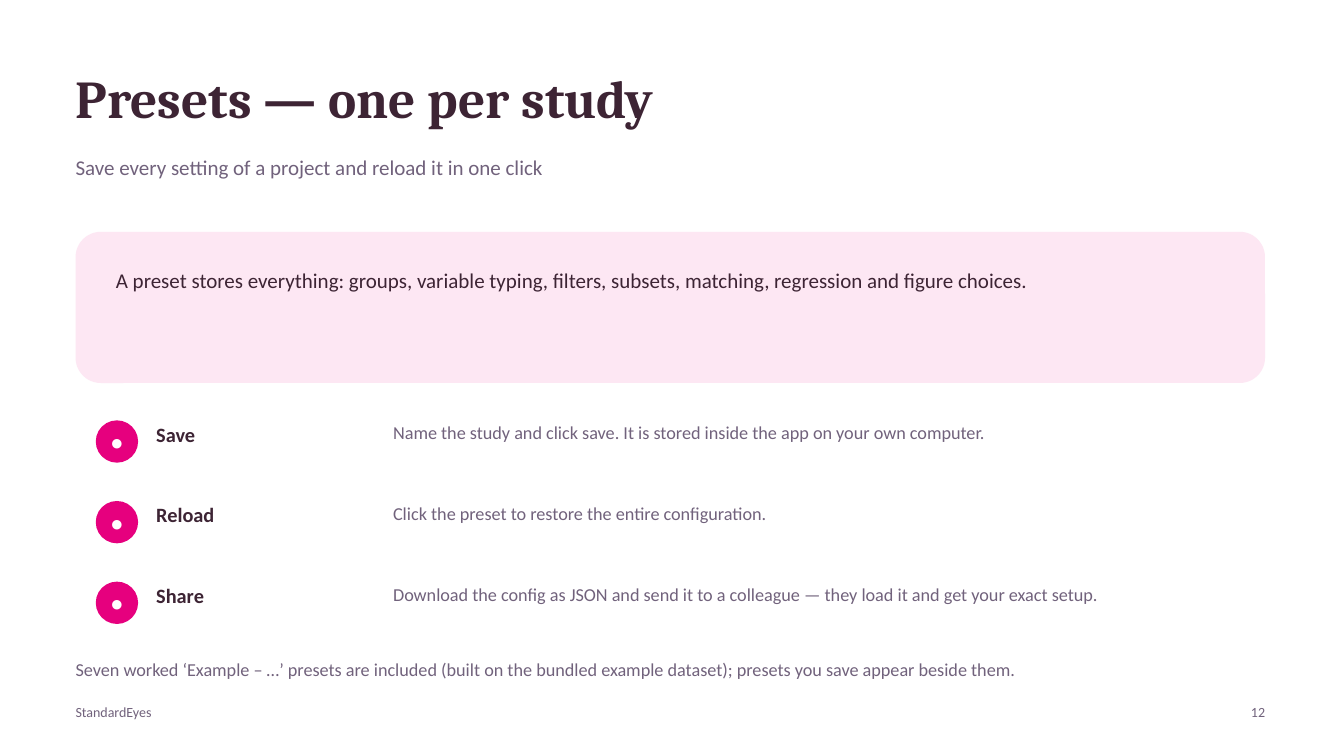
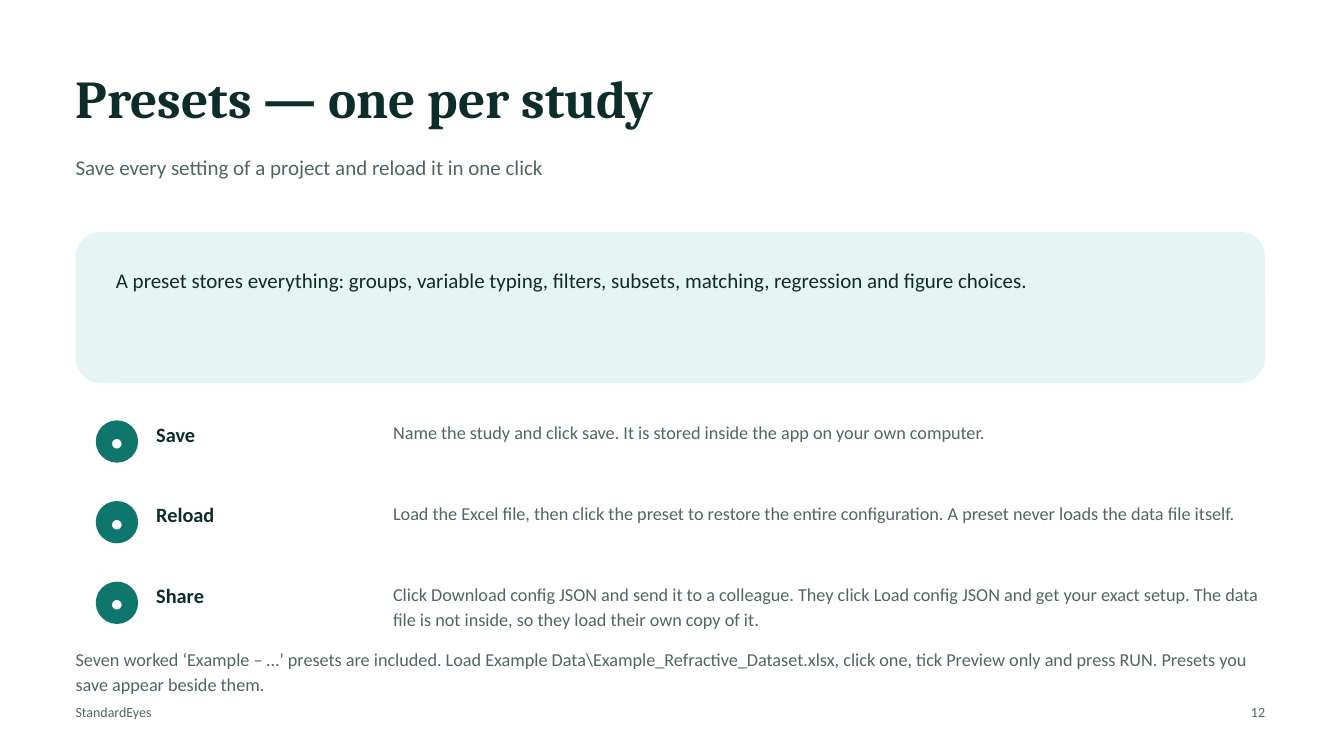
Before and after one commit to StandardEyes/standardeyes.github.io, a slide deck: slide 12 of User Manual - StandardEyes.pptx. Drawn at 1344x756 pixels with LibreOffice and Linux fonts; fonts in the diff are those of the drawing. Boxes give left, top, right and bottom in pixels: in the first picture for what was removed or moved away, otherwise in the second. Text is boxed around its words. In the diff, an @@ line names an element or a change of style, - is before the commit and + after.

```diff
--- a/User Manual - StandardEyes.pptx
+++ b/User Manual - StandardEyes.pptx
@@ rounded rectangle at [76, 232, 1265, 383]: fill #FDE7F3 to #E6F5F3 @@
@@ text at [393, 507, 1234, 523]: text changed; text colour #71627C to #4F6763 @@
-Click the preset to restore the entire configuration.
+Load the Excel file, then click the preset to restore the entire configuration. A preset never loads the data file itself.
@@ fill #E6007E to #0F766E in 3 elements at [96, 420, 138, 463], [96, 501, 138, 543], [96, 582, 138, 624] @@
@@ text colour #3D2434 to #0D2D2A in 5 elements at [76, 81, 653, 129], [116, 273, 1027, 292], [156, 428, 195, 442], [156, 507, 214, 522], [156, 588, 204, 603] @@
@@ text at [393, 588, 1258, 629]: text changed; text colour #71627C to #4F6763 @@
-Download the config as JSON and send it to a colleague — they load it and get your exact setup.
+Click Download config JSON and send it to a colleague. They click Load config JSON and get your exact setup. The data file is not inside, so they load their own copy of it.
@@ text at [76, 653, 1246, 694]: text changed; text colour #71627C to #4F6763 @@
-Seven worked ‘Example – …’ presets are included (built on the bundled example dataset); presets you save appear beside them.
+Seven worked ‘Example – …’ presets are included. Load Example Data\Example_Refractive_Dataset.xlsx, click one, tick Preview only and press RUN. Presets you save appear beside them.
@@ text colour #71627C to #4F6763 in 4 elements at [76, 160, 543, 179], [393, 426, 985, 442], [76, 707, 152, 719], [1251, 708, 1265, 717] @@
```
Also in this commit, not shown: 13 other slides changed, 6 other files.
